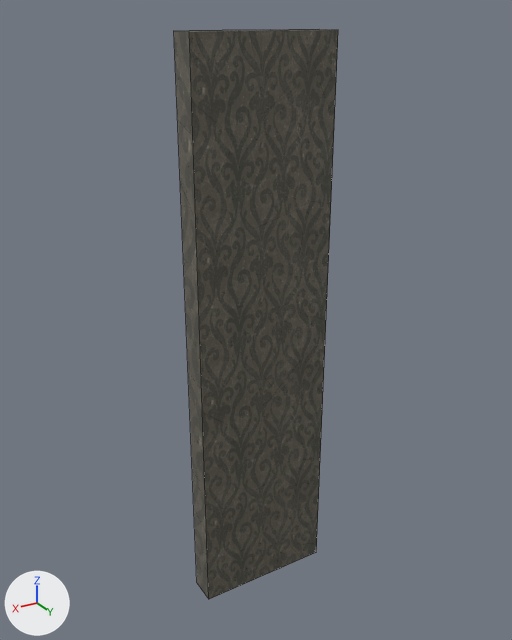
The FBX model Assets/_Project/Content/Art/3D/Mesh/SM_Wall_2m.013.fbx as it was, and as the next commit left it.
One viewpoint serves both versions: a 50 mm lens placed at (1.82, 3.73, 4.08), pointed at (-0.49, -0.12, 2.16). The lights are fixed; the arrows at lower left show +X, +Y and +Z. The first picture is the older version. Mesh edges are drawn as thin lines. Where no turn or scale is listed for an object, it has been applied to the vertices.

Names of what the first picture shows: 'SM_Wall_2m.013'.
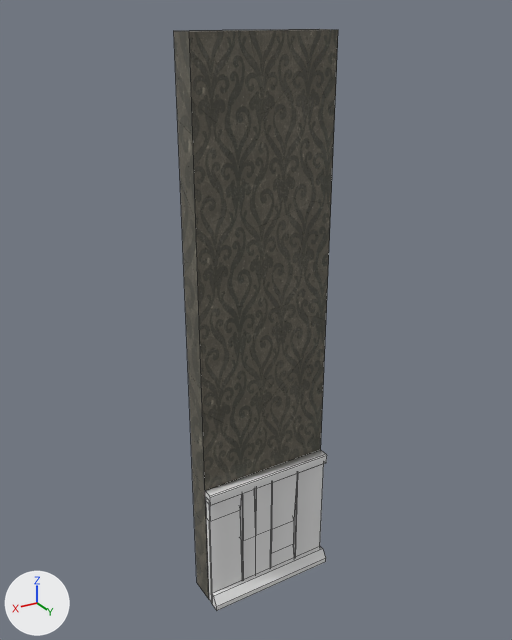
Boxes (x1, y1, x2, y2) around the edits, measured in the pictures (512 x 640 px):
'SM_Plinth_1m', added: after (205, 450, 327, 610)

The change, as a list of edits to the scene's bpy script:
```text
Add img_t_wood_planks_0_roughness_raw_png:
    img_t_wood_planks_0_roughness_raw_png = load_image('T_Wood_Planks_0_Roughness_Raw.png', '../Textures/T_Wood_Planks_0/T_Wood_Planks_0_Roughness_Raw.png', 2048, 2048, 'Non-Color')
Add mat_t_wood_planks_0:
    mat_t_wood_planks_0 = bpy.data.materials.new('T_Wood_Planks_0')
    mat_t_wood_planks_0.use_nodes = True; mat_t_wood_planks_0.node_tree.nodes.clear()
    _N = mat_t_wood_planks_0.node_tree.nodes; _L = mat_t_wood_planks_0.node_tree.links
    n0 = _N.new('ShaderNodeBsdfPrincipled'); n0.name = 'Principled BSDF'
    n1 = _N.new('ShaderNodeOutputMaterial'); n1.name = 'Material Output'
    n2 = _N.new('ShaderNodeTexImage'); n2.name = 'Image Texture.001'
    n2.image = img_t_wood_planks_0_roughness_raw_png
    _L.new(n2.outputs[0], n0.inputs[2])  # 'Color' to 'Roughness'
    _L.new(n0.outputs[0], n1.inputs[0])  # 'BSDF' to 'Surface'
Add me_cube_158:
    me_cube_158.from_pydata(...)  # 99 vertices, 56 faces; spans x 0.0..1.0, y 0.0..0.13, z 0.0..1.0
    me_cube_158.materials.append(mat_t_wood_planks_0)  # its picture is missing
Add ob_sm_plinth_1m:
    ob_sm_plinth_1m = bpy.data.objects.new('SM_Plinth_1m', me_cube_158)
    ob_sm_plinth_1m.location = (-1.0, 0.0, 0.0)
```
